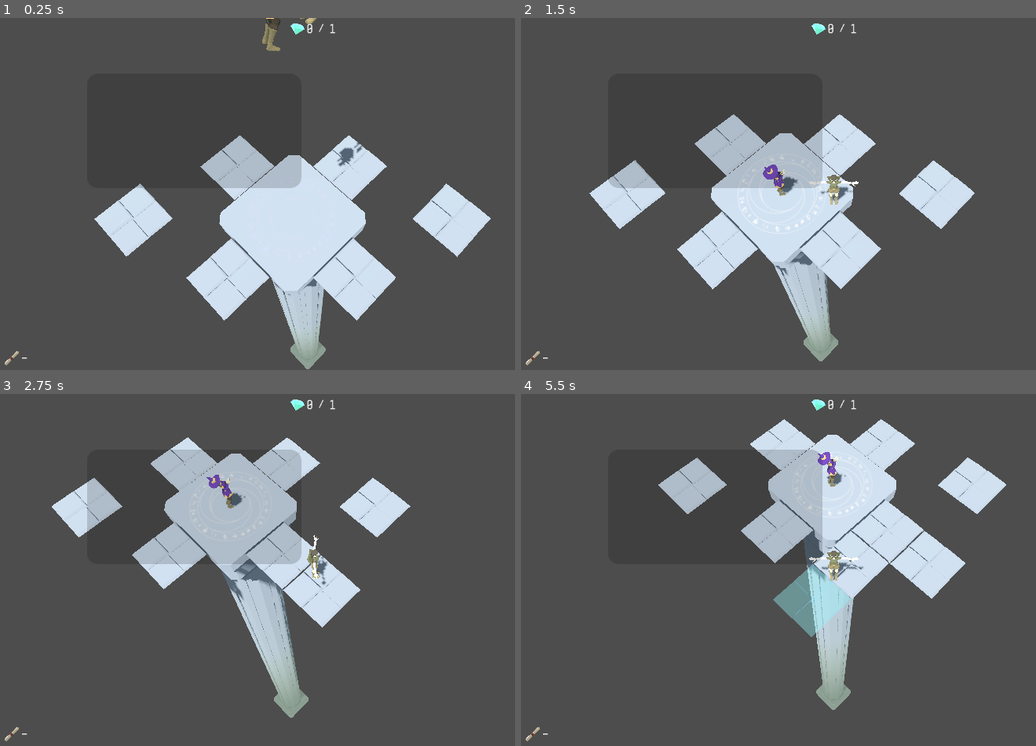
Above: before the commit, frames 1-4 (two rows, left to right).
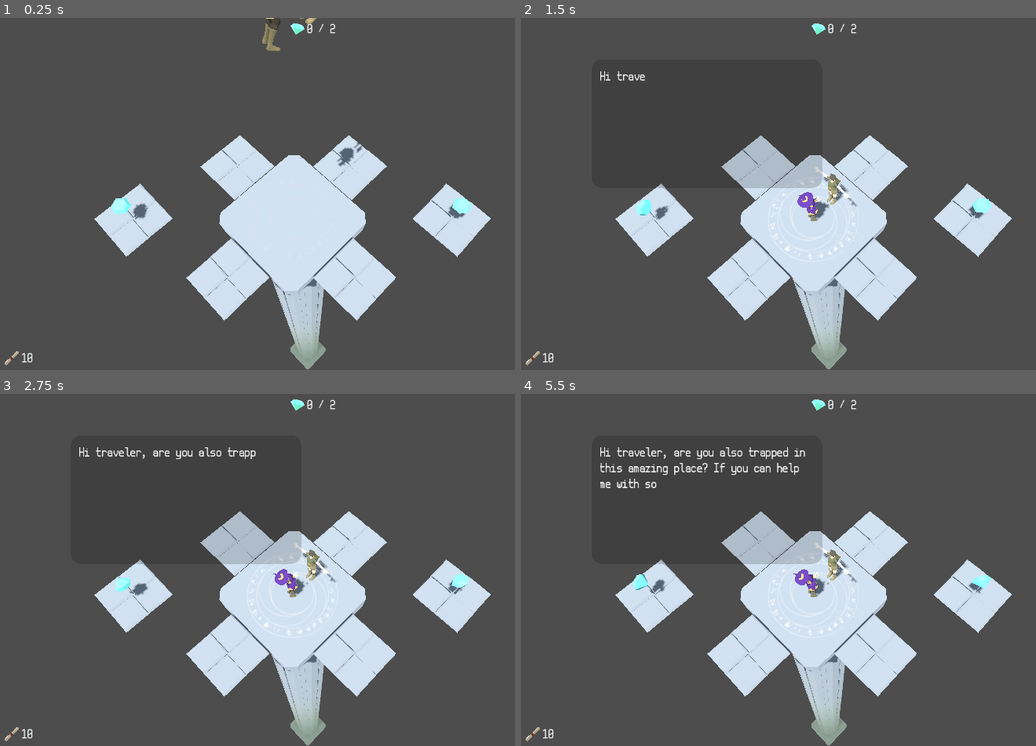
Above: after the commit, the same moments.

Repository: PamisuMyon/relics-of-stone
Game: Godot game, scene res://src/levels/level_tutorial.tscn
The game is run twice, just before and just after one commit, with the same random seed, the same clock (stepped at 60 frames per second) and the same inputs. This scene is started directly instead of the project's main scene.
Inputs:
- Up to frame 1 (0.25 s): no input
- Up to frame 2 (1.5 s): hold D (move_right) 0.53-1.28 s; tap E (interact) at 0.6, 1.35 s; hold S (move_down) from 1.28 s (still down)
- Up to frame 3 (2.75 s): release S (move_down) at 2.03 s; hold D (move_right) from 2.03 s (still down); tap E (interact) at 2.1 s
- Up to frame 4 (5.5 s): release D (move_right) at 2.78 s; hold W (move_up) 2.78-3.53 s; tap E (interact) every 0.75 s from 2.85 to 5.1 s; hold A (move_left) 3.53-5.03 s; hold S (move_down) from 5.03 s (still down)

The runs differ from the first frame. In frame 1, 2.3% of the frame differs, in the area x 4-92%, y 1-98%; in frame 2, 17%; in frame 3, 24%; in frame 4, 26%, in the area x 4-96%, y 1-100%.
Error in both runs: Invalid assignment of property or key 'parameters/state/current' with value of type 'int' on a base object of type 'AnimationTree'. (res://src/characters/chara…

Commit message:
Tutorial

Diff:
--- a/src/framework/level_manager.gd
+++ b/src/framework/level_manager.gd
@@ -4,6 +4,7 @@
 signal scroll_changed(new_value: int)
 signal scroll_change_failed
 signal key_changed(new_value: int, target: int)
+signal stage_entered
 
 @export var initial_scroll_count := -1
 @export var target_key_count := 1
@@ -56,6 +57,7 @@
 	await tween.finished
 	player.can_move = true
 	camera_controller.tracking = true
+	stage_entered.emit()
 
 
 func exit_stage():
--- a/src/levels/level_tutorial.tscn
+++ b/src/levels/level_tutorial.tscn
@@ -1,10 +1,13 @@
-[gd_scene load_steps=4 format=3 uid="uid://c3b7vp02m710r"]
+[gd_scene load_steps=5 format=3 uid="uid://c3b7vp02m710r"]
 
 [ext_resource type="PackedScene" uid="uid://bodrg5tuuwmcx" path="res://src/levels/level_template.tscn" id="1_j4t5d"]
 [ext_resource type="PackedScene" uid="uid://cqqakjex5toh0" path="res://src/environment/floor.tscn" id="2_0je15"]
 [ext_resource type="PackedScene" uid="uid://b8mdu506ehw5p" path="res://src/ui/tutorial.tscn" id="3_gvob5"]
+[ext_resource type="PackedScene" uid="uid://bsik5aj203u6r" path="res://src/props/crystal.tscn" id="4_446ls"]
 
 [node name="LevelTutorial" instance=ExtResource("1_j4t5d")]
+initial_scroll_count = 10
+target_key_count = 2
 
 [node name="Player" parent="." index="3"]
 transform = Transform3D(1, 0, 0, 0, 1, 0, 0, 0, 1, -0.0153749, 0.417764, -1.03053)
@@ -31,5 +34,9 @@
 transform = Transform3D(1, 0, 0, 0, 1, 0, 0, 0, 1, 0, 0, -3)
 
 [node name="Tutorial" parent="." index="10" instance=ExtResource("3_gvob5")]
-grow_horizontal = 2
-grow_vertical = 2
+
+[node name="Crystal" parent="." index="11" instance=ExtResource("4_446ls")]
+transform = Transform3D(1, 0, 0, 0, 1, 0, 0, 0, 1, 4, 1, -4)
+
+[node name="Crystal2" parent="." index="12" instance=ExtResource("4_446ls")]
+transform = Transform3D(1, 0, 0, 0, 1, 0, 0, 0, 1, -4, 1, 4)
--- a/src/ui/hud.tscn
+++ b/src/ui/hud.tscn
@@ -12,22 +12,6 @@
 [sub_resource type="LabelSettings" id="LabelSettings_0neic"]
 font = ExtResource("1_7605a")
 font_size = 28
-
-[sub_resource type="Animation" id="Animation_1fwki"]
-resource_name = "key_change"
-length = 0.4
-tracks/0/type = "value"
-tracks/0/imported = false
-tracks/0/enabled = true
-tracks/0/path = NodePath("BoxKey/LabelKey:label_settings:font_size")
-tracks/0/interp = 2
-tracks/0/loop_wrap = true
-tracks/0/keys = {
-"times": PackedFloat32Array(0, 0.2, 0.4),
-"transitions": PackedFloat32Array(1, 1, 1),
-"update": 0,
-"values": [28, 34, 28]
-}
 
 [sub_resource type="Animation" id="Animation_ms2gd"]
 length = 0.001
@@ -66,6 +50,22 @@
 "transitions": PackedFloat32Array(1),
 "update": 0,
 "values": [Color(1, 1, 1, 1)]
+}
+
+[sub_resource type="Animation" id="Animation_1fwki"]
+resource_name = "key_change"
+length = 0.4
+tracks/0/type = "value"
+tracks/0/imported = false
+tracks/0/enabled = true
+tracks/0/path = NodePath("BoxKey/LabelKey:label_settings:font_size")
+tracks/0/interp = 2
+tracks/0/loop_wrap = true
+tracks/0/keys = {
+"times": PackedFloat32Array(0, 0.2, 0.4),
+"transitions": PackedFloat32Array(1, 1, 1),
+"update": 0,
+"values": [28, 34, 28]
 }
 
 [sub_resource type="Animation" id="Animation_fcqyg"]
@@ -130,6 +130,7 @@
 script = ExtResource("1_yfqtj")
 
 [node name="BoxKey" type="HBoxContainer" parent="."]
+layout_mode = 1
 anchors_preset = 5
 anchor_left = 0.5
 anchor_right = 0.5
@@ -142,6 +143,7 @@
 
 [node name="Icon" type="TextureRect" parent="BoxKey"]
 custom_minimum_size = Vector2i(30, 32)
+layout_mode = 2
 offset_left = 6.0
 offset_right = 36.0
 offset_bottom = 32.0
@@ -150,6 +152,7 @@
 ignore_texture_size = true
 
 [node name="LabelKey" type="Label" parent="BoxKey"]
+layout_mode = 2
 offset_left = 40.0
 offset_right = 95.0
 offset_bottom = 32.0
@@ -158,6 +161,7 @@
 label_settings = SubResource("LabelSettings_hlclp")
 
 [node name="BoxScroll" type="HBoxContainer" parent="."]
+layout_mode = 1
 anchors_preset = 2
 anchor_top = 1.0
 anchor_bottom = 1.0
@@ -170,6 +174,7 @@
 
 [node name="Icon" type="TextureRect" parent="BoxScroll"]
 custom_minimum_size = Vector2i(30, 32)
+layout_mode = 2
 offset_right = 30.0
 offset_bottom = 32.0
 size_flags_vertical = 4
@@ -177,6 +182,7 @@
 ignore_texture_size = true
 
 [node name="LabelScroll" type="Label" parent="BoxScroll"]
+layout_mode = 2
 offset_left = 34.0
 offset_right = 45.0
 offset_bottom = 32.0
--- a/src/ui/tutorial.gd
+++ b/src/ui/tutorial.gd
@@ -1,11 +1,58 @@
 extends Control
 
+signal next_pressed
+
 var level: LevelManager
+var is_content_animating := false
+
+@onready var dialog = $Dialog as Control
+@onready var label_dialog = $Dialog/Margin/LabelDialog as RichTextLabel
+@onready var label_next = $Dialog/LabelNext as RichTextLabel
+@onready var timer = $Timer as Timer
 
 
 func _ready():
 	level = get_parent() as LevelManager
+	level.stage_entered.connect(_on_stage_entered)
+	dialog.visible = false
 
 
-func _anim_show_dialog():
-	pass
+func _process(delta):
+	if not is_content_animating:
+		if Input.is_action_just_pressed("interact"):
+			next_pressed.emit()
+
+
+func _on_stage_entered():
+	level.player.can_move = false
+	dialog.visible = true
+	for content in dialog_contents:
+		label_next.visible = false
+		await _anim_show_dialog_content(content)
+		label_next.visible = true
+		await next_pressed
+	dialog.visible = false
+	level.player.can_move = true
+
+
+func _anim_show_dialog_content(content: String):
+	label_dialog.text = ""
+	is_content_animating = true
+	# TODO BBCode compat
+	var i = 0
+	while i <= content.length():
+		if i < content.length() and content[i] == " ":
+			i += 1
+		label_dialog.text = content.substr(0, i)
+		timer.start()
+		await timer.timeout
+		i += 1
+	is_content_animating = false
+
+
+# hard-code
+var dialog_contents = [
+	"Hi traveler, are you also trapped in this amazing place? If you can help me with some magical rituals, maybe we can get out of here.",
+	"These rituals require some casting materials, see the diamonds over there, I need you to help me collect them.",
+	"Here are some scrolls that can summon stone platforms, press the E key on the edge of the platform to use."
+]
--- a/src/ui/tutorial.tscn
+++ b/src/ui/tutorial.tscn
@@ -1,30 +1,27 @@
-[gd_scene load_steps=5 format=3 uid="uid://b8mdu506ehw5p"]
+[gd_scene load_steps=4 format=3 uid="uid://b8mdu506ehw5p"]
 
 [ext_resource type="Script" path="res://src/ui/tutorial.gd" id="1_vhbft"]
 [ext_resource type="Texture2D" uid="uid://drvo5y782xl5" path="res://assets/textures/rounded_512_20.png" id="2_44vfd"]
 [ext_resource type="FontFile" uid="uid://b00ow0mbvbjld" path="res://assets/fonts/mandrill.ttf" id="3_fbpbv"]
-
-[sub_resource type="LabelSettings" id="LabelSettings_5se3x"]
-font = ExtResource("3_fbpbv")
-font_size = 28
 
 [node name="Tutorial" type="Control"]
 layout_mode = 3
 anchors_preset = 15
 anchor_right = 1.0
 anchor_bottom = 1.0
+grow_horizontal = 2
+grow_vertical = 2
 script = ExtResource("1_vhbft")
 
-[node name="Background" type="NinePatchRect" parent="."]
+[node name="Dialog" type="NinePatchRect" parent="."]
 self_modulate = Color(0, 0, 0, 0.164706)
-layout_mode = 1
 anchors_preset = 8
 anchor_left = 0.5
 anchor_top = 0.5
 anchor_right = 0.5
 anchor_bottom = 0.5
-offset_left = -415.0
-offset_top = -221.0
+offset_left = -445.0
+offset_top = -248.0
 offset_right = -21.0
 offset_bottom = -11.0
 grow_horizontal = 2
@@ -35,11 +32,11 @@
 patch_margin_right = 20
 patch_margin_bottom = 20
 
-[node name="Margin" type="MarginContainer" parent="Background"]
-layout_mode = 1
+[node name="Margin" type="MarginContainer" parent="Dialog"]
 anchors_preset = 15
 anchor_right = 1.0
 anchor_bottom = 1.0
+offset_bottom = -37.0
 grow_horizontal = 2
 grow_vertical = 2
 theme_override_constants/margin_left = 16
@@ -47,13 +44,35 @@
 theme_override_constants/margin_right = 16
 theme_override_constants/margin_bottom = 16
 
-[node name="LabelDialog" type="Label" parent="Background/Margin"]
-layout_mode = 2
+[node name="LabelDialog" type="RichTextLabel" parent="Dialog/Margin"]
 offset_left = 16.0
 offset_top = 16.0
-offset_right = 378.0
-offset_bottom = 194.0
-grow_horizontal = 2
-grow_vertical = 2
-size_flags_vertical = 1
-label_settings = SubResource("LabelSettings_5se3x")
+offset_right = 408.0
+offset_bottom = 184.0
+theme_override_fonts/normal_font = ExtResource("3_fbpbv")
+theme_override_font_sizes/normal_font_size = 28
+bbcode_enabled = true
+text = "These rituals require some casting materials, see the [color=#86fff1]diamonds[/color] over there, I need you to help me collect them."
+scroll_active = false
+
+[node name="LabelNext" type="RichTextLabel" parent="Dialog"]
+anchors_preset = 3
+anchor_left = 1.0
+anchor_top = 1.0
+anchor_right = 1.0
+anchor_bottom = 1.0
+offset_left = -80.0
+offset_top = -42.0
+offset_right = -11.0
+offset_bottom = -19.0
+grow_horizontal = 0
+grow_vertical = 0
+theme_override_fonts/normal_font = ExtResource("3_fbpbv")
+theme_override_font_sizes/normal_font_size = 24
+bbcode_enabled = true
+text = "[color=#86fff1]E[/color] next→"
+scroll_active = false
+
+[node name="Timer" type="Timer" parent="."]
+wait_time = 0.05
+one_shot = true
